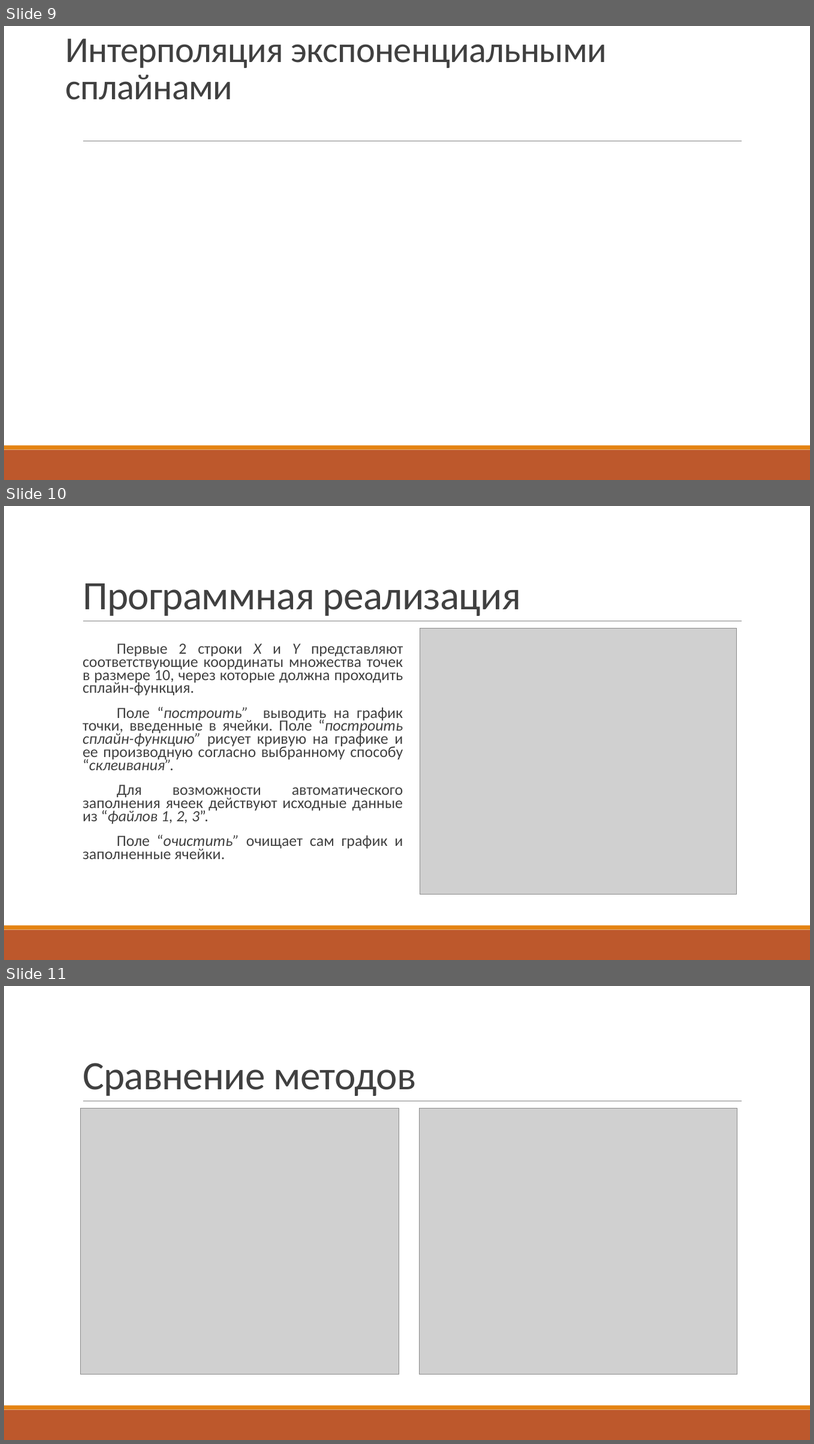
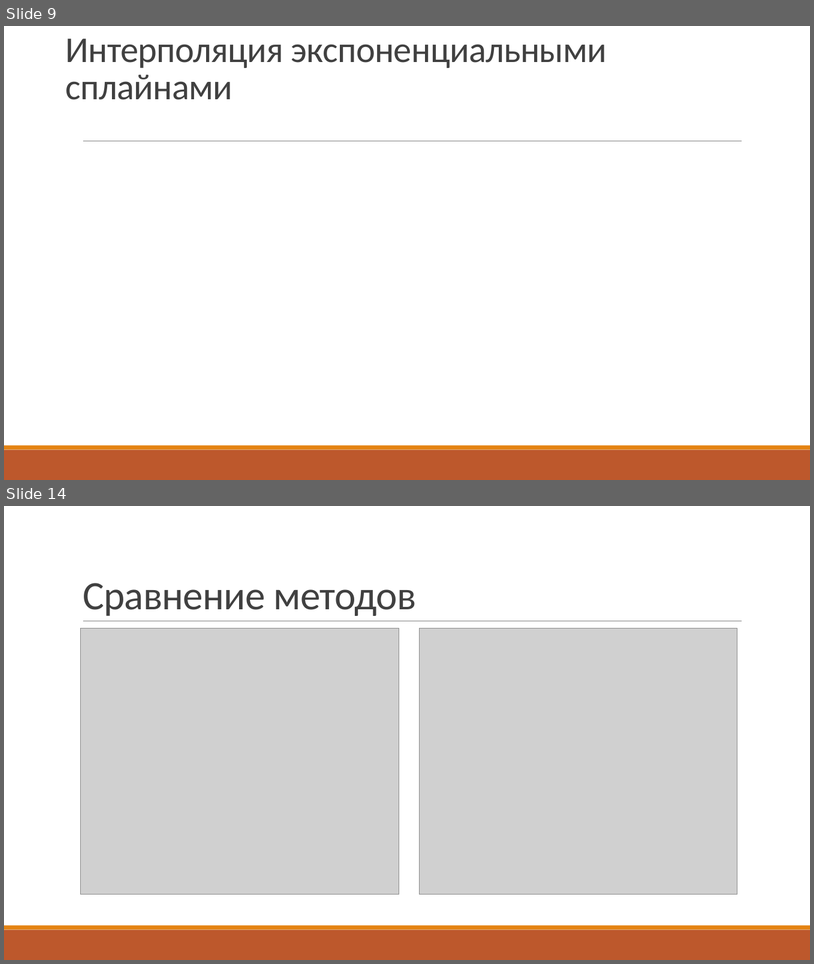
Before and after one commit to sashastahiev/FunctionSplineE, a slide deck: Presentation1.pptx. Shown one above the other, each under a label of ours: slides 9, 10 and 11 before the commit, slides 9 and 14 after it; the slides between them are not shown. The pictures are 814x1444 and 814x964 pixels, drawn with LibreOffice and Linux fonts; fonts in the diff are those of the drawing; grey boxes stand for pictures. Boxes give left, top, right and bottom in pixels: in the first picture for what was removed or moved away, otherwise in the second. Text is boxed around its words. In the diff, an @@ line names an element or a change of style, - is before the commit and + after.

```diff
--- a/Presentation1.pptx
+++ b/Presentation1.pptx
@@ slide 10 removed at [4,506,810,960], background #FFFFFF; not listed: 3 template elements that a slide beside it also shows @@
@@ title removed at [83,583,521,616] @@
-Программная реализация
@@ picture removed at [420,628,737,894] @@
@@ text removed at [83,643,404,859] @@
-  Первые 2 строки X и Y представляют соответствующие координаты множества точек в размере 10, через которые должна проходить сплайн-функция.
-  Поле “построить” выводить на график точки, введенные в ячейки. Поле “построить сплайн-функцию” рисует кривую на графике и ее производную согласно выбранному способу “склеивания”.
-  Для возможности автоматического заполнения ячеек действуют исходные данные из “файлов 1, 2, 3”.
-  Поле “очистить” очищает сам график и заполненные ячейки.
@@ what was slide 11 is now slide 14 @@
```
Also in this commit, not shown: 6 slides added, 4 other files.
